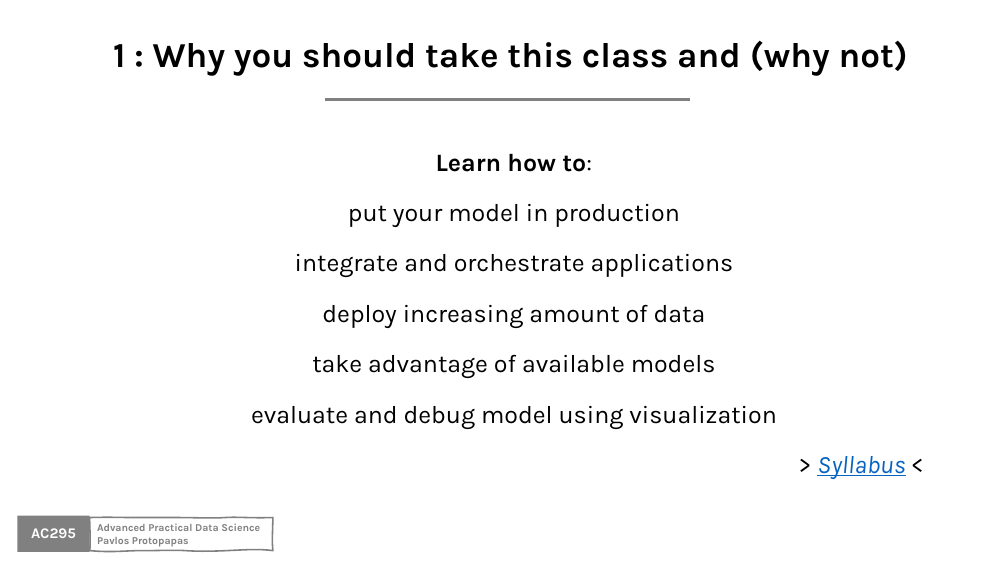
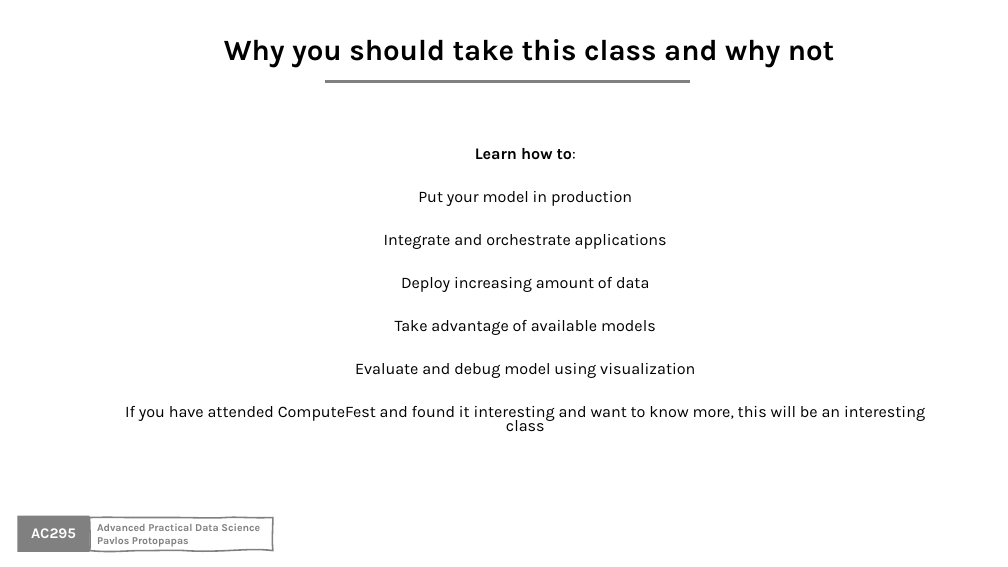
Before and after one commit to Harvard-IACS/2020-AC295, a slide deck: slide 3 of content/lectures/lecture1/presentation/lecture1_draft.pptx. Drawn at 1008x567 pixels with LibreOffice and Linux fonts; fonts in the diff are those of the drawing; background and template pictures are left out. Boxes give left, top, right and bottom in pixels: in the first picture for what was removed or moved away, otherwise in the second. Text is boxed around its words. In the diff, an @@ line names an element or a change of style, - is before the commit and + after.

```diff
--- a/content/lectures/lecture1/presentation/lecture1_draft.pptx
+++ b/content/lectures/lecture1/presentation/lecture1_draft.pptx
@@ text at box(224, 39, 835, 67): text changed; size 33.3 to 28 pt @@
-1 : Why you should take this class and (why not)
+Why you should take this class and why not
@@ line moved from (325, 99) - (690, 99) to (325, 82) - (690, 82) @@
@@ text "Learn how to:": place and size @@
-text "Learn how to:" at box(251, 154, 905, 479)
+text "Learn how to:" at box(125, 148, 925, 431)
@@ text at box(475, 148, 576, 160): size 23.8 to 15.4 pt in "Learn how to:" @@
@@ text at box(125, 191, 925, 431): text changed; size 23.8 to 15.4 pt @@
-put your model in production
-integrate and orchestrate applications
-deploy increasing amount of data
-take advantage of available models
-evaluate and debug model using visualization
-> Syllabus <
+Put your model in production
+Integrate and orchestrate applications
+Deploy increasing amount of data
+Take advantage of available models
+Evaluate and debug model using visualization
+If you have attended ComputeFest and found it interesting and want to know more, this will be an interesting class
```
Also in this commit, not shown: 11 other slides changed, 6 other files.
